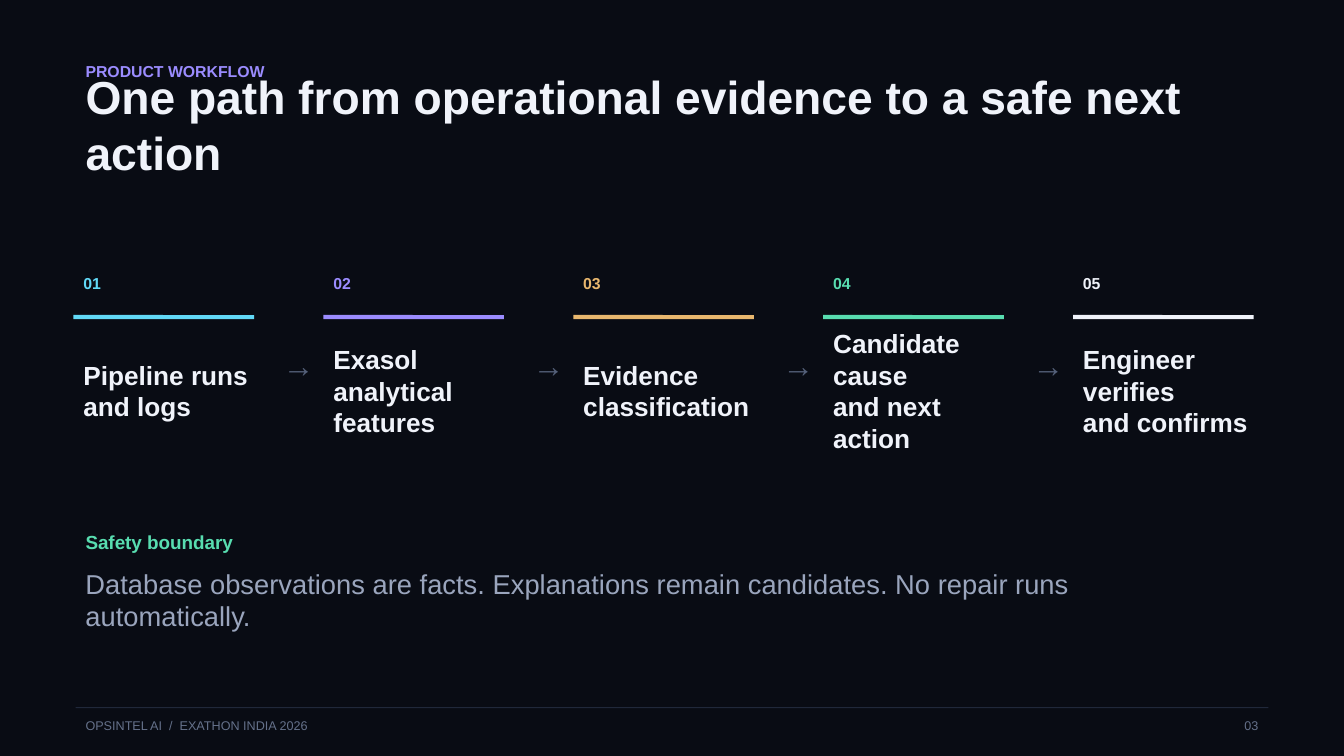
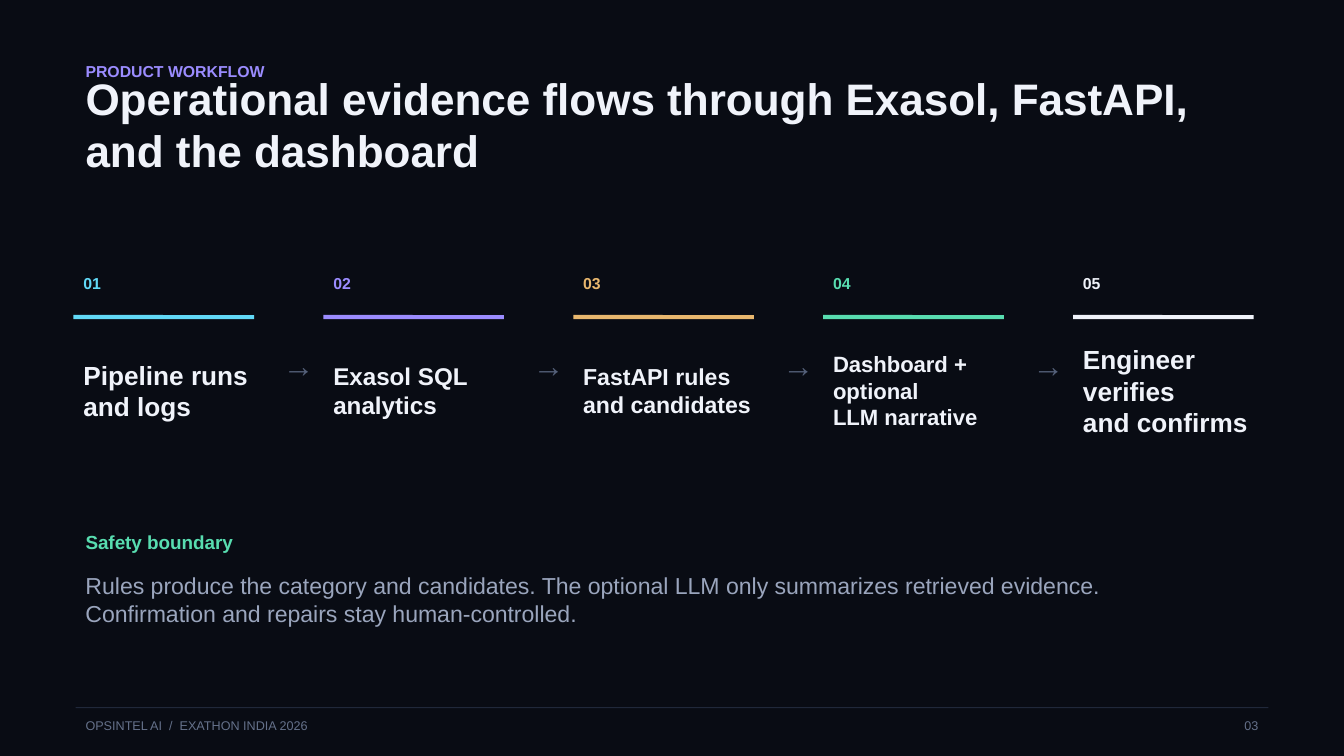
Before and after one commit to Anafa-thabassum/opsintel-ai, a slide deck: slide 3 of submission/opsintel-ai-pitch-deck.pptx. Drawn at 1344x756 pixels with LibreOffice and Linux fonts; fonts in the diff are those of the drawing. Boxes give left, top, right and bottom in pixels: in the first picture for what was removed or moved away, otherwise in the second. Text is boxed around its words. In the diff, an @@ line names an element or a change of style, - is before the commit and + after.

```diff
--- a/submission/opsintel-ai-pitch-deck.pptx
+++ b/submission/opsintel-ai-pitch-deck.pptx
@@ text at (86,83,1188,168): text changed; size 33 to 31.5 pt @@
-One path from operational evidence to a safe next action
+Operational evidence flows through Exasol, FastAPI, and the dashboard
@@ text at (833,356,977,426): text changed; size 18.8 to 15.8 pt @@
-Candidate cause
-and next action
+Dashboard + optional
+LLM narrative
@@ text at (333,367,468,419): text changed; size 18.8 to 17.2 pt @@
-Exasol analytical
-features
+Exasol SQL
+analytics
@@ text at (583,368,751,414): text changed; size 18.8 to 16.5 pt @@
-Evidence
-classification
+FastAPI rules
+and candidates
@@ text at (85,577,1100,627): text changed; size 19.5 to 16.5 pt @@
-Database observations are facts. Explanations remain candidates. No repair runs automatically.
+Rules produce the category and candidates. The optional LLM only summarizes retrieved evidence. Confirmation and repairs stay human-controlled.
```
Also in this commit, not shown: 7 other slides changed, 16 other files.
